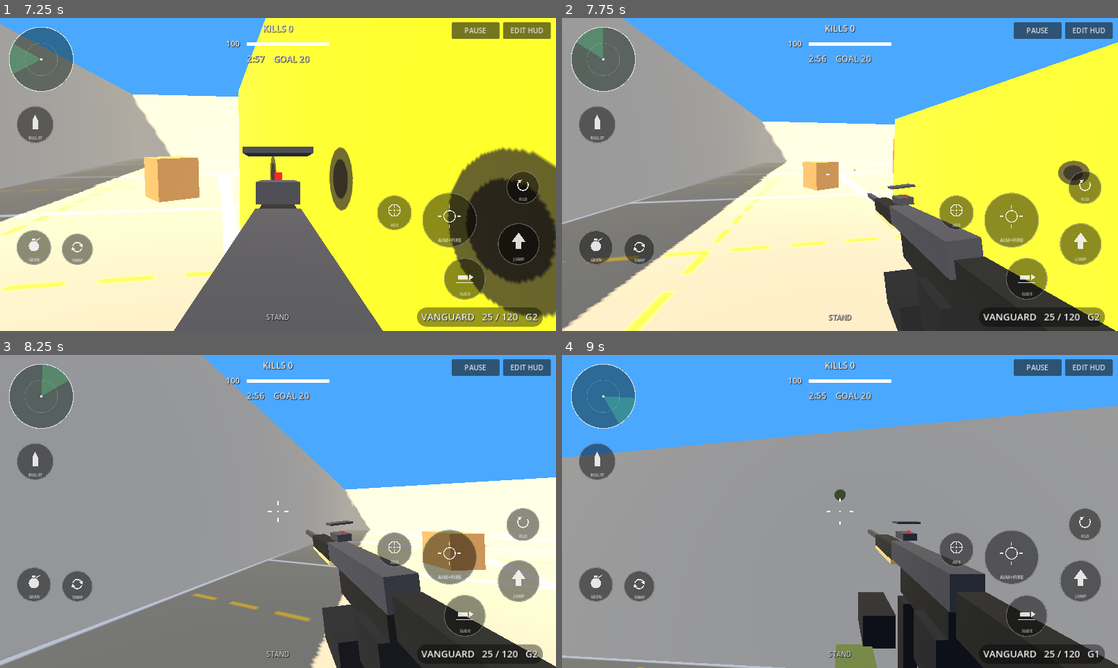
Above: before the commit, frames 1-4 (two rows, left to right).
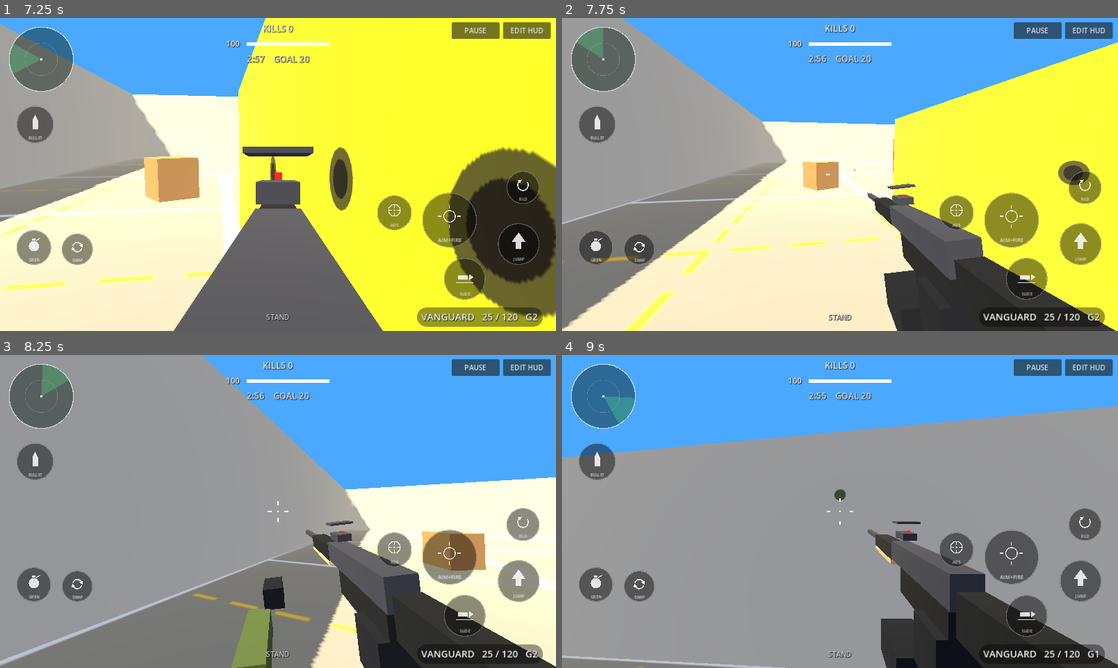
Above: after the commit, the same moments.

Repository: Goated-max/shipment-fpp
Game: Godot game, scene res://scenes/main.tscn
Same seed, same stepped clock (60 frames per second), same inputs: the game is played once before the commit and once after it.
Inputs (mouse positions are in pixels of both pictures, inside the frame that each line leads up to):
- Up to frame 1 (7.25 s): click "DEPLOY" at 0.5 s; click "SHIPMENT" at 1.25 s; click "EDIT HUD" at 2 s; click "RESET DEFAULT" at 2.75 s; click "DONE / SAVE" at 3.5 s; click "PAUSE" at 4.25 s; click "RESUME" at 5 s; move the mouse to (250, 237) at 5.77 s; hold W 5.78-6.5 s; tap C at 5.85 s; click (250, 237) at 5.92 s; tap Space at 6.02 s; drag from (444, 221) to (250, 237) at 6.52 s
- Up to frame 2 (7.75 s): move the mouse to (673, 127) at 7.27 s; hold A from 7.28 s (still down); tap R at 7.35 s
- Up to frame 3 (8.25 s): release A at 8 s; drag from (305, 511) to (111, 464) at 8.02 s
- Up to frame 4 (9 s): move the mouse to (756, 433) at 8.77 s; hold S from 8.78 s (still down); tap G at 8.85 s

Frame 1 is identical in both runs. In frame 2, less than 0.1% of the frame differs, in the area x 57-64%, y 80-100%; in frame 3, 2.5%, in the area x 41-66%, y 70-100%; in frame 4, 2.2%.

Commit message:
AR reload: throw the magazine, fetch from body

Diff:
--- a/scripts/player.gd
+++ b/scripts/player.gd
@@ -272,6 +272,8 @@
     if reloading or mag >= int(WEAPONS[cur]["mag"]) or reserve <= 0:
         return
     reloading = true
+    mag_dropped = false
+    throw_land = _land_point()
     reload_t = 0.0
     ads = false
 
@@ -641,6 +643,8 @@
     _add_muzzle(-0.8, 0.03)
 
 # ---------- reload animations: each weapon moves its own named parts (p goes 0 -> 1 over the reload) ----------
+var mag_dropped := false     # the thrown magazine has been spawned this reload
+var throw_land := Vector3.ZERO   # world point where the thrown magazine lands
 var rparts := {}   # part name -> node that moves during a reload
 var rrest := {}    # part name -> [position, rotation] at rest
 var scope_body: Array = []   # scope parts hidden while aiming through the scope
@@ -699,26 +703,59 @@
 
 # VANGUARD (AR) reload: left hand pulls the magazine out, grabs a spare from the pouch and seats it.
 func _pose_assault(p: float) -> Vector3:
-    var M := Vector3(0, -0.17, 0.0)          # magazine in the well
-    var Mp := Vector3(0, -0.39, 0.06)        # magazine pulled out
-    var Md := Vector3(0, -1.0, 0.1)          # magazine dropped out of view
-    var S := Vector3(-0.2, -0.2, -0.3)       # spare magazine in the left pouch
-    var Rg := Vector3(-0.02, -0.07, -0.42)   # left hand at rest
-    var G := Vector3(-0.04, -0.16, -0.02)    # left hand on the magazine
-    var Sg := Vector3(-0.16, -0.19, -0.3)    # left hand on the spare
-    var F := Vector3(-0.07, -0.09, 0.24)     # forearm offset from the hand
-    var gt := [0.0, 0.18, 0.5, 0.62, 0.74, 0.88, 1.0]
-    var gv := [Rg, G, G, Sg, Sg, G, Rg]
+    var M := Vector3(0, -0.17, 0.0)              # magazine in the well
+    var S := Vector3(-0.2, -0.2, -0.3)           # spare magazine's spot before the hand brings it (hidden)
+    var Rg := Vector3(-0.02, -0.07, -0.42)       # left hand at rest
+    var G := Vector3(-0.04, -0.16, -0.02)        # left hand on the magazine
+    var P := Vector3(-0.04, -0.3, 0.04)          # hand pulls the magazine down
+    var T := Vector3(-0.25, -0.2, -0.5)          # hand flings the magazine forward-left
+    var B := Vector3(0.05, -0.95, 0.2)           # hand drops down to the body, out of view
+    var F := Vector3(-0.07, -0.09, 0.24)         # forearm offset from the hand
+    var D := Vector3(0.04, -0.01, 0.02)          # magazine offset from the hand while held
+    var land := gun.global_transform.affine_inverse() * throw_land
+    var PH := P + D
+    var A := (land + PH) * 0.5 + Vector3(0, 0.25, 0)   # top of the throw arc
+    var gt := [0.0, 0.18, 0.3, 0.36, 0.45, 0.6, 0.66, 0.84, 0.9, 1.0]
+    var gv := [Rg, G, P, P, T, B, B, G, G, Rg]
     var av := []
+    var sv := []
     for v in gv:
         av.append(v + F)
+        sv.append(v + D)
     _abs_keys("lglove", p, gt, gv)
     _abs_keys("larm", p, gt, av)
-    _abs_keys("mag", p, [0.0, 0.2, 0.35, 0.5, 0.88, 1.0], [M, Mp, Mp, Md, M, M])
-    _vis("mag", p < 0.42 or p >= 0.88)
-    _abs_keys("spare", p, [0.0, 0.45, 0.66, 0.86, 1.0], [S, S, S, M, M])
-    _vis("spare", p >= 0.45 and p < 0.88)
+    _abs_keys("mag", p, [0.0, 0.18, 0.3, 0.36, 0.42, 0.48, 0.86, 1.0], [M, M, PH, PH, A, land, M, M])
+    _vis("mag", p < 0.48 or p >= 0.86)
+    if p >= 0.48 and not mag_dropped:
+        mag_dropped = true
+        _drop_world_mag()
+    _abs_keys("spare", p, [0.0, 0.6, 0.66, 0.84, 0.86, 1.0], [S, sv[5], sv[6], sv[7], M, M])
+    _vis("spare", p >= 0.6 and p < 0.86)
     return Vector3(0, 0, 0.12 * _hold(p, 0.0, 0.2, 0.5, 0.7))
+
+# A point on the ground in front and to the left of the camera, where the thrown magazine lands.
+func _land_point() -> Vector3:
+    var f := -cam.global_transform.basis.z
+    var flat := Vector3(f.x, 0.0, f.z).normalized()
+    var left := -cam.global_transform.basis.x
+    var p := cam.global_position + flat * 1.2 + left * 0.45
+    return Vector3(p.x, main.ground_height(p.x, p.z) + 0.1, p.z)
+
+# The thrown magazine stays in the world for 10 seconds, then goes away.
+func _drop_world_mag() -> void:
+    var d := MeshInstance3D.new()
+    var bm := BoxMesh.new()
+    bm.size = Vector3(0.034, 0.2, 0.05)
+    d.mesh = bm
+    d.material_override = _mat(Color(0.09, 0.1, 0.11))
+    main.add_child(d)
+    d.global_transform = Transform3D(Basis.from_euler(Vector3(0.0, 0.0, 1.5)), throw_land)
+    _free_later(d)
+
+func _free_later(d: Node3D) -> void:
+    await get_tree().create_timer(10.0).timeout
+    if is_instance_valid(d):
+        d.queue_free()
 
 func _reload_pose(p: float) -> Vector3:
     match cur:
